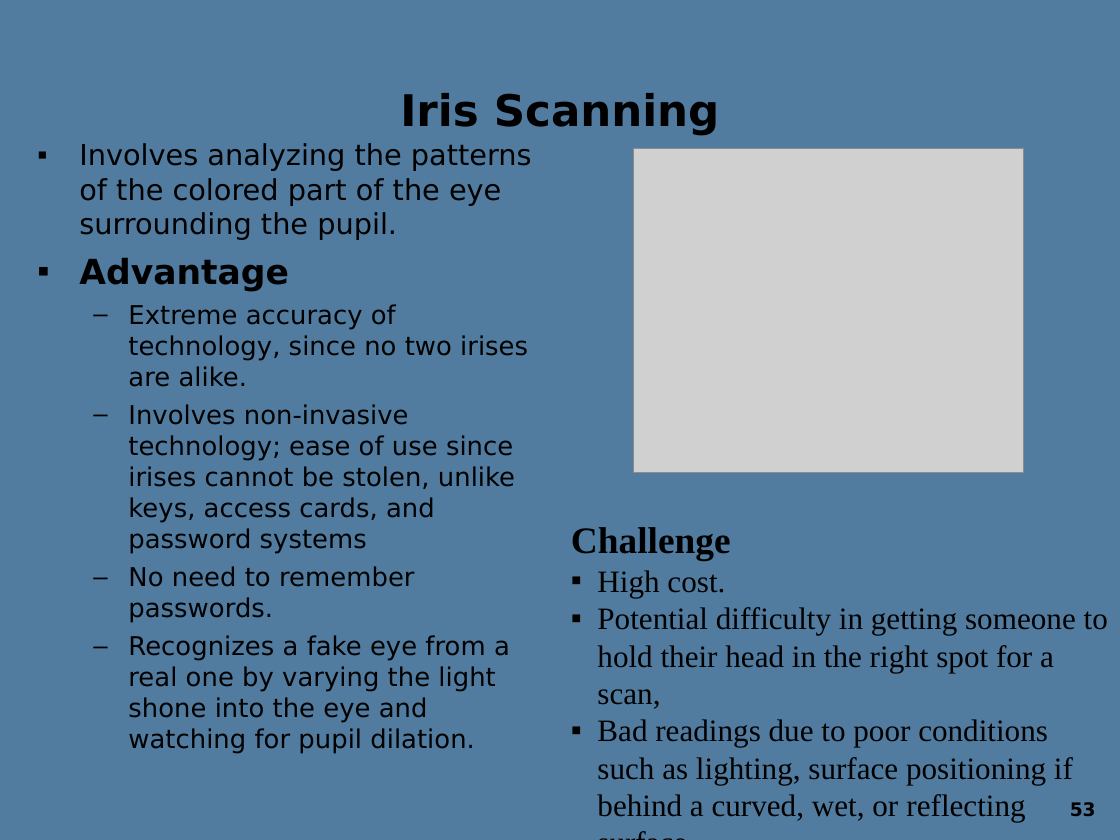
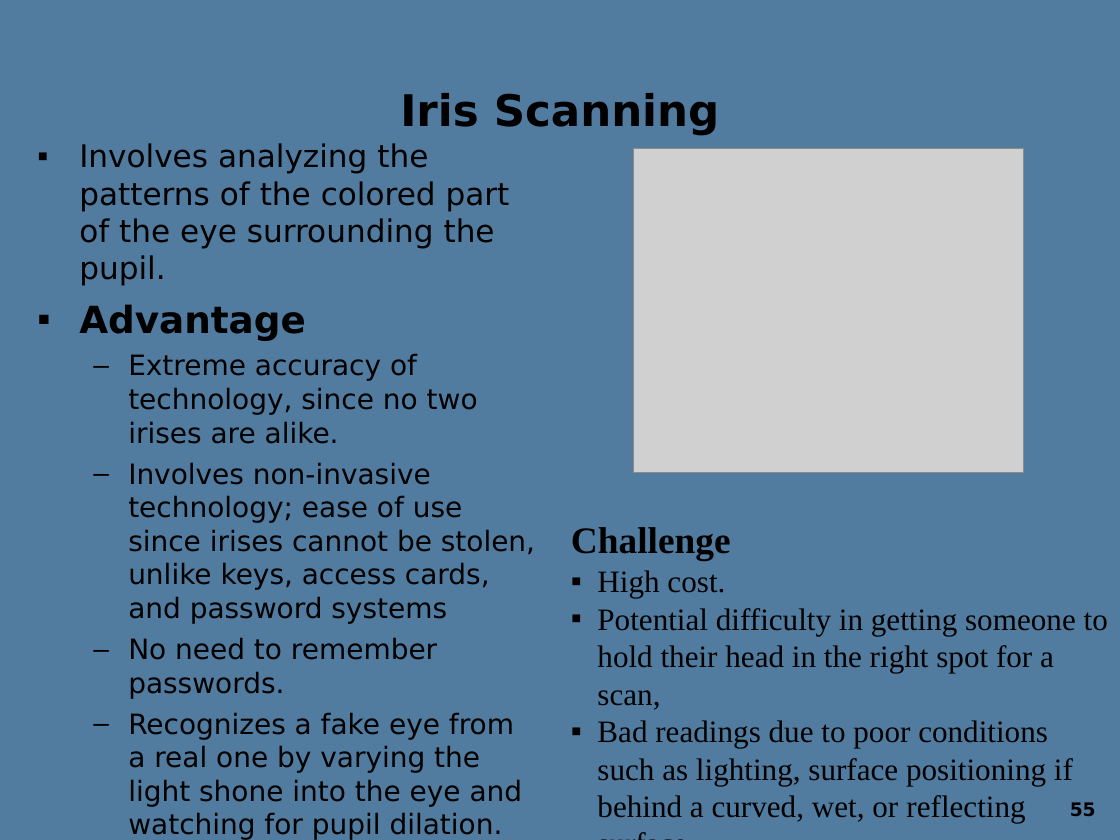
Before and after one commit to Dihfahsih1/Masters-Software-Engineering, a slide deck: slide 55 of yr-sem1/System and Network Security/Lecture_5.ppt (slide 53 before the commit). Drawn at 1120x840 pixels with LibreOffice and Linux fonts; fonts in the diff are those of the drawing; grey boxes stand for pictures; background and template pictures are left out. Boxes give left, top, right and bottom in pixels: in the first picture for what was removed or moved away, otherwise in the second. Text is boxed around its words. In the diff, an @@ line names an element or a change of style, - is before the commit and + after.

```diff
--- a/yr-sem1/System and Network Security/Lecture_5.ppt
+++ b/yr-sem1/System and Network Security/Lecture_5.ppt
@@ text "Involves analyzing the patterns of ..." at <box>79,143,535,840</box>: size 18.5 to 20 pt in "Involves analyzing the patterns of the colored ..."; size 22.2 to 24 pt in "Advantage"; size 16.6 to 18 pt in "Extreme accuracy of technology, since no two ...", "Involves non-invasive technology; ease of use since ...", "No need to remember passwords.", "Recognizes a fake eye from a real ..." @@
@@ page number at <box>1070,802,1096,816</box>: text changed @@
-53
+55
```
Also in this commit, not shown: 8 other slides changed, 2 slides added, 8 other files.
